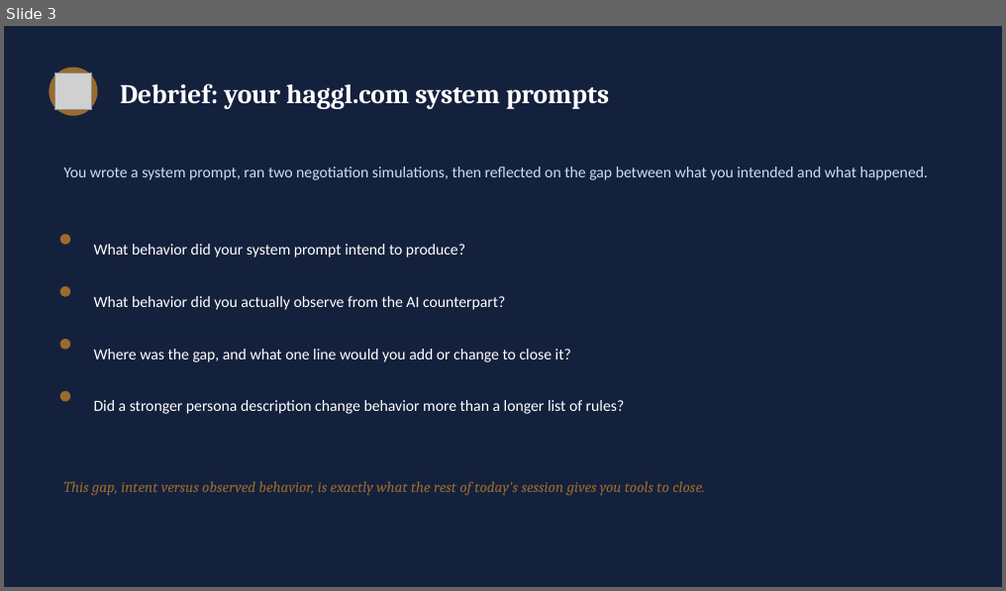
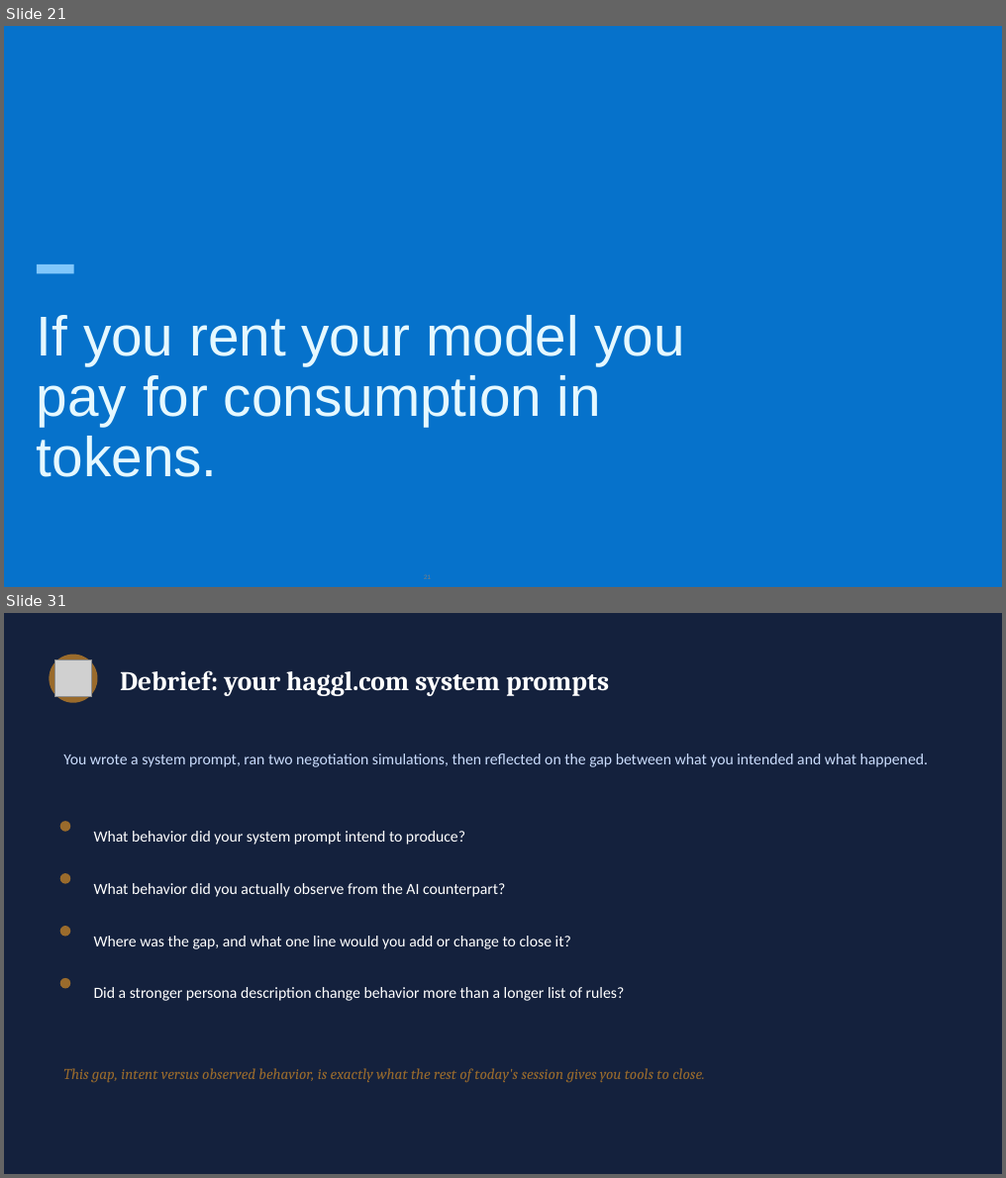
Before and after one commit to kwartler/vienna-genai-finance-course, a slide deck: lessons/day1/wip/prompt_engineering_system_prompts.pptx. Shown one above the other, each under a label of ours: slide 3 before the commit, slides 21 and 31 after it; the slides between them are not shown. The pictures are 1006x591 and 1006x1178 pixels, drawn with LibreOffice and Linux fonts; fonts in the diff are those of the drawing; grey boxes stand for pictures; background and template pictures are left out. Boxes give left, top, right and bottom in pixels: in the first picture for what was removed or moved away, otherwise in the second. Text is boxed around its words. In the diff, an @@ line names an element or a change of style, - is before the commit and + after.

```diff
--- a/lessons/day1/wip/prompt_engineering_system_prompts.pptx
+++ b/lessons/day1/wip/prompt_engineering_system_prompts.pptx
@@ slide 21 added at box(4, 26, 1002, 587), background #0672CB @@
@@ rectangle added at box(37, 265, 74, 274), fill #80C7FB @@
@@ title added at box(37, 315, 685, 477), 54 pt, text #E5F8FF @@
+If you rent your model you pay for consumption in tokens.
@@ page number added at box(423, 574, 431, 581), 6 pt, text #808080 @@
+21
@@ what was slide 3 is now slide 31 @@
```
Also in this commit, not shown: 4 slides changed, 30 other slides added, 33 other files.
